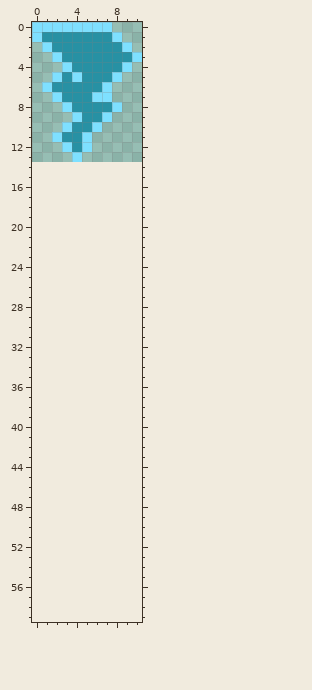
Pixel-art sprite: Assets/Abilities/BarFrameEnergyIcon.png. This is how it looked before the edit.
The file is 22x28 pixels, drawn in blocks of 2x2; one block is one cell here. The old version is drawn lined up with the new one, on the new canvas.
After the commit:
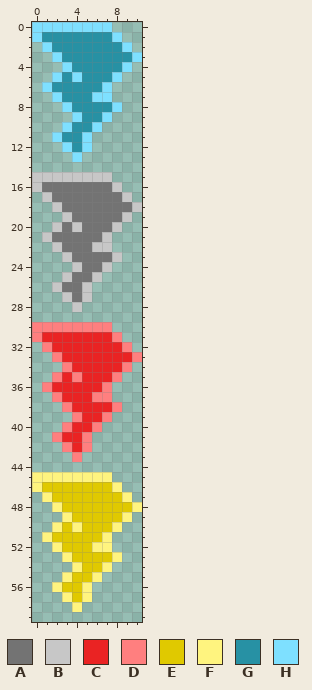
Palette (. is transparent): A #737373  B #c7c7c7  C #ea2323  D #ff7f7f  E #e0c900  F #fff47f  G #2791a4  H #7ee0ff
Changes in this commit:
{"change": "canvas 11x14 -> 11x60"}
{"y":15,"x":0,"old":"........","new":"BBBBBBBB"}
{"y":16,"x":0,"old":".........","new":"BAAAAAAAB"}
{"y":17,"x":1,"old":".........","new":"BAAAAAAAB"}
{"y":18,"x":2,"old":".........","new":"BAAAAAAAB"}
{"y":19,"x":3,"old":".......","new":"BAAAAAB"}
{"y":20,"x":2,"old":".......","new":"BABAAAB"}
{"y":21,"x":1,"old":".......","new":"BAAAAAB"}
{"y":22,"x":2,"old":"......","new":"BAAABB"}
{"y":23,"x":3,"old":"......","new":"BAAAAB"}
{"y":24,"x":4,"old":"....","new":"BAAB"}
{"y":25,"x":3,"old":"....","new":"BAAB"}
{"y":26,"x":2,"old":"....","new":"BAAB"}
{"y":27,"x":3,"old":"...","new":"BAB"}
{"y":28,"x":4,"old":".","new":"B"}
{"y":30,"x":0,"old":"........","new":"DDDDDDDD"}
{"y":31,"x":0,"old":".........","new":"DCCCCCCCD"}
{"y":32,"x":1,"old":".........","new":"DCCCCCCCD"}
{"y":33,"x":2,"old":".........","new":"DCCCCCCCD"}
{"y":34,"x":3,"old":".......","new":"DCCCCCD"}
{"y":35,"x":2,"old":".......","new":"DCDCCCD"}
{"y":36,"x":1,"old":".......","new":"DCCCCCD"}
{"y":37,"x":2,"old":"......","new":"DCCCDD"}
{"y":38,"x":3,"old":"......","new":"DCCCCD"}
{"y":39,"x":4,"old":"....","new":"DCCD"}
{"y":40,"x":3,"old":"....","new":"DCCD"}
{"y":41,"x":2,"old":"....","new":"DCCD"}
{"y":42,"x":3,"old":"...","new":"DCD"}
{"y":43,"x":4,"old":".","new":"D"}
{"y":45,"x":0,"old":"........","new":"FFFFFFFF"}
{"y":46,"x":0,"old":".........","new":"FEEEEEEEF"}
{"y":47,"x":1,"old":".........","new":"FEEEEEEEF"}
{"y":48,"x":2,"old":".........","new":"FEEEEEEEF"}
{"y":49,"x":3,"old":".......","new":"FEEEEEF"}
{"y":50,"x":2,"old":".......","new":"FEFEEEF"}
{"y":51,"x":1,"old":".......","new":"FEEEEEF"}
{"y":52,"x":2,"old":"......","new":"FEEEFF"}
{"y":53,"x":3,"old":"......","new":"FEEEEF"}
{"y":54,"x":4,"old":"....","new":"FEEF"}
{"y":55,"x":3,"old":"....","new":"FEEF"}
{"y":56,"x":2,"old":"....","new":"FEEF"}
{"y":57,"x":3,"old":"...","new":"FEF"}
{"y":58,"x":4,"old":".","new":"F"}
{"label":"added","picture_box":[32,172,142,612]}
